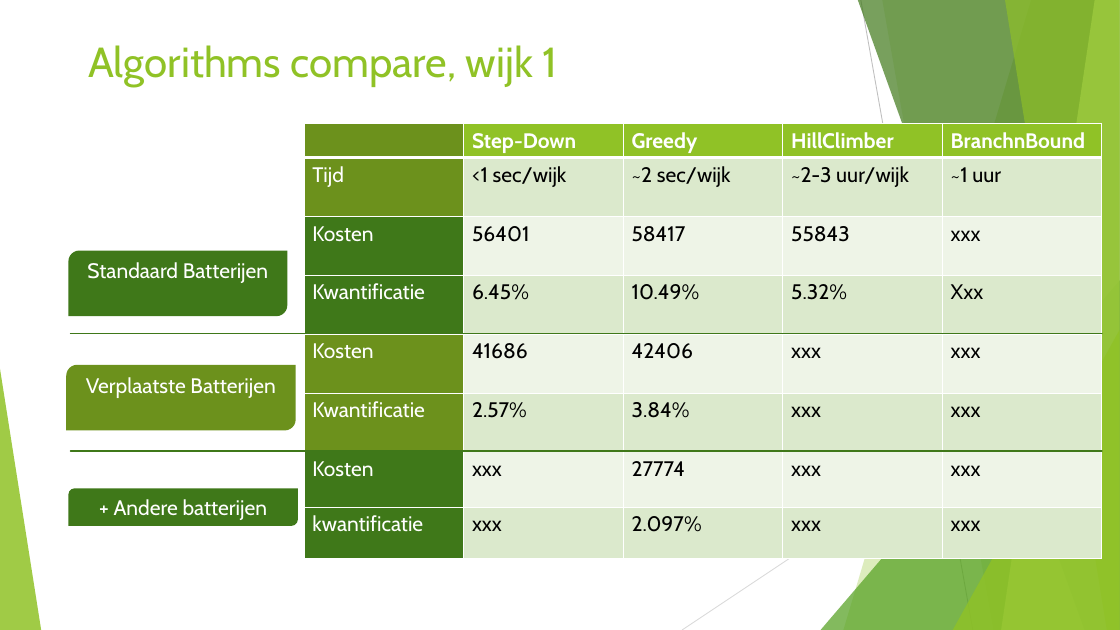
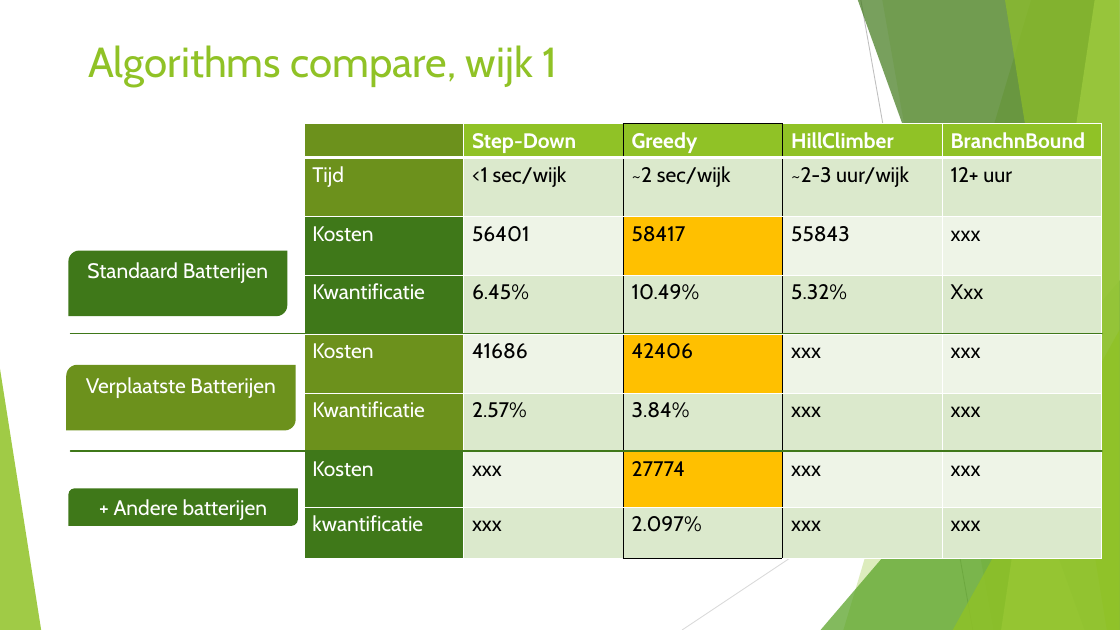
Before and after one commit to JSMR-heuristics/JSMR, a slide deck: slide 12 of EndPres.pptx (slide 9 before the commit). Drawn at 1120x630 pixels with LibreOffice and Linux fonts; fonts in the diff are those of the drawing. Boxes give left, top, right and bottom in pixels: in the first picture for what was removed or moved away, otherwise in the second. Text is boxed around its words. In the diff, an @@ line names an element or a change of style, - is before the commit and + after.

```diff
--- a/EndPres.pptx
+++ b/EndPres.pptx
@@ table at [304,124,1102,559] @@
-row 2, column 5: ~1 uur
+row 2, column 5: 12+ uur
@@ fill #EEF4E8 to #FFC000 in 3 cells @@
@@ borders changed @@
```
Also in this commit, not shown: 3 other slides changed, 4 slides added, 8 other files.
